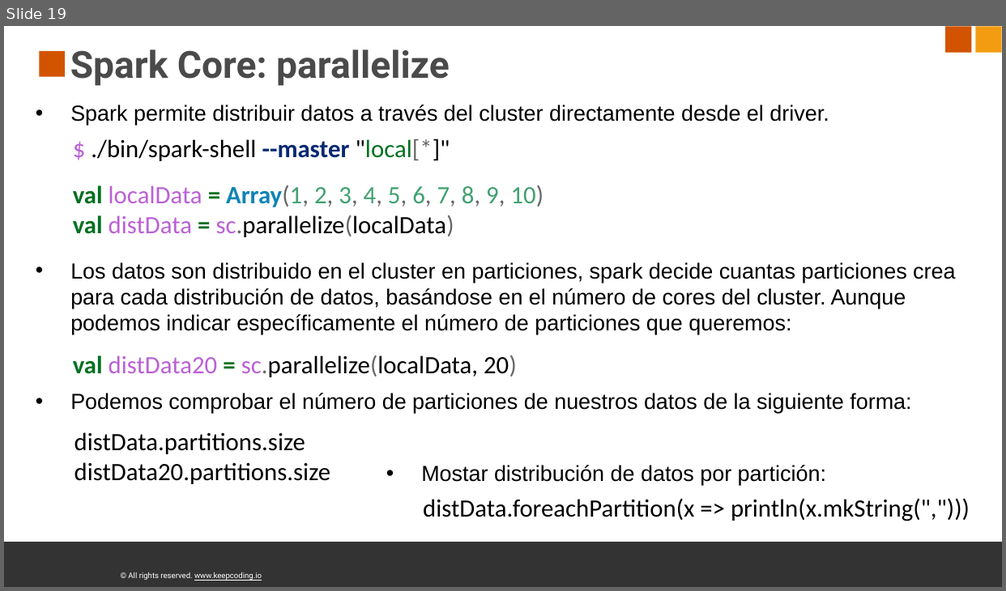
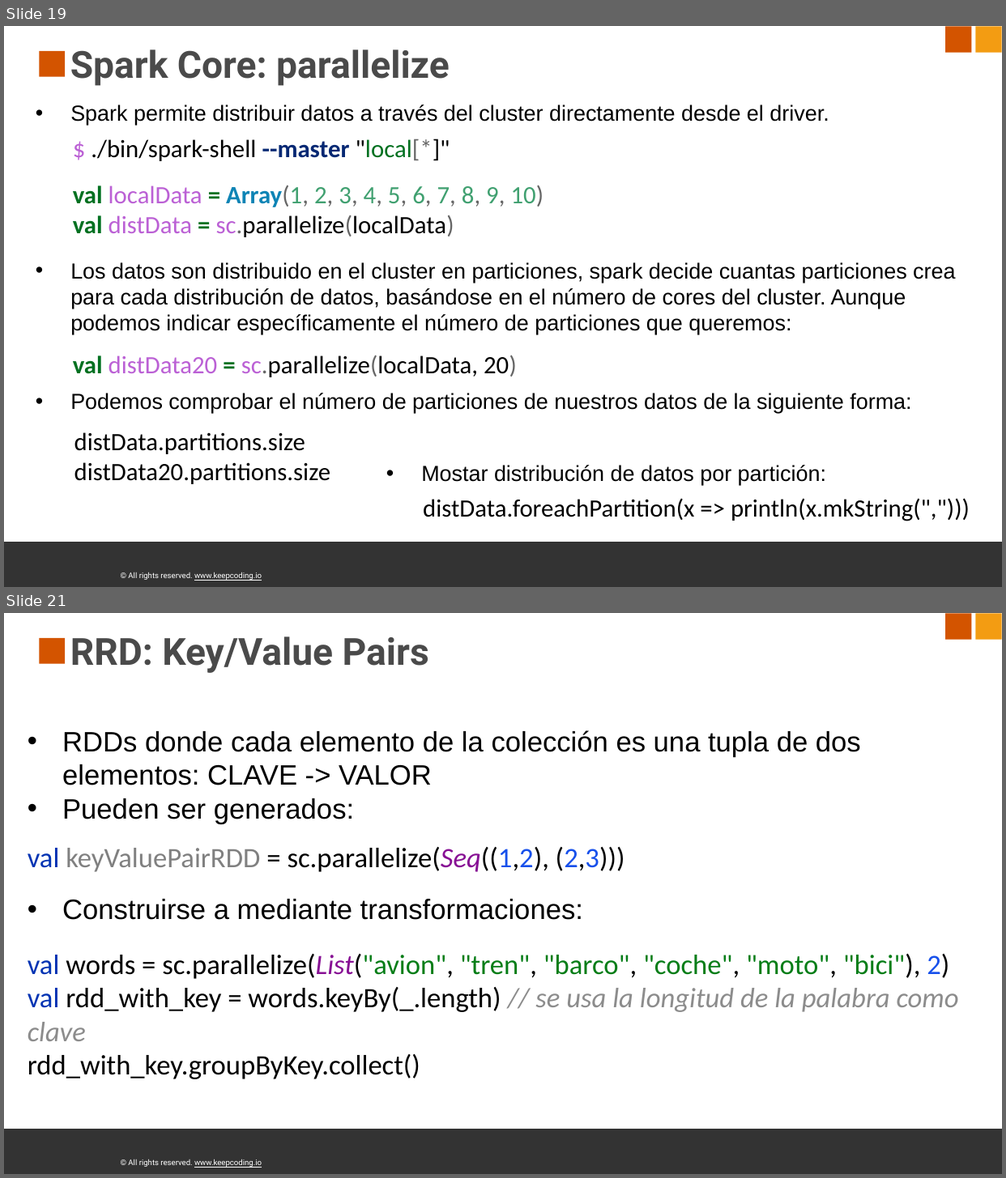
Before and after one commit to frisinacho/big-data-processing-spark-y-scala, a slide deck: sources/spark_core.pptx. Shown one above the other, each under a label of ours: slide 19 before the commit, slides 19 and 21 after it; the slides between them are not shown. The pictures are 1006x591 and 1006x1178 pixels, drawn with LibreOffice and Linux fonts; fonts in the diff are those of the drawing; background and template pictures are left out. Boxes give left, top, right and bottom in pixels: in the first picture for what was removed or moved away, otherwise in the second. Text is boxed around its words. In the diff, an @@ line names an element or a change of style, - is before the commit and + after.

```diff
--- a/sources/spark_core.pptx
+++ b/sources/spark_core.pptx
@@ slide 21 added at box(4, 613, 1002, 1174), background #FFFFFF; not listed: 5 template elements that a slide beside it also shows @@
@@ title added at box(70, 636, 429, 673), 48 pt, text #4A4A4A, bold @@
+RRD: Key/Value Pairs
@@ text added at box(62, 730, 861, 920), 36 pt, text #000000 @@
+• RDDs donde cada elemento de la colección es una tupla de dos elementos: CLAVE -> VALOR
+• Pueden ser generados:
+• Construirse a mediante transformaciones:
@@ text added at box(27, 847, 625, 872), 36 pt, text #000000 @@
+val keyValuePairRDD = sc.parallelize(Seq((1,2), (2,3)))
@@ text added at box(27, 954, 959, 1080), 36 pt, text #000000 @@
+val words = sc.parallelize(List("avion", "tren", "barco", "coche", "moto", "bici"), 2)
+val rdd_with_key = words.keyBy(_.length) // se usa la longitud de la palabra como clave
+rdd_with_key.groupByKey.collect()
```
Also in this commit, not shown: 1 slide changed, 6 other slides added, 7 other files.
